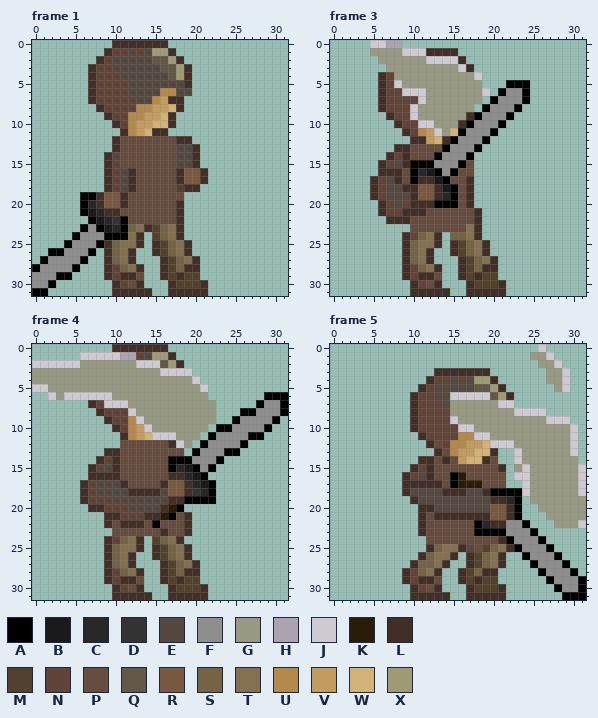
Two versions of one pixel-art file, Game Sprites/With new color/Sprite With Animation/Fixed/Attack 2(Melee)/Attack 2 - iii.aseprite. That is the earlier state.
32x32 pixels, 6 frames. Colours within 5 levels of each other are drawn and written as one. Shown: frame 1, frame 3, frame 4, frame 5. The commit also changed other frames, which this record leaves out.
Visible layers, top first: "Character 1/Effect", "Character 1/Right Hand", "Character 1/Weapon", "Character 1/Left Hand", "Character 1/Hair", "Character 1/Head", "Character 1/Body", "Character 1/Right leg", "Character 1/Left leg".
Palette (. is transparent): A #000000  B #1a1a1a  C #282828  D #333333  E #554840  F #8e8e8e  G #979983  H #aca3b1  J #cfcad2  K #2b1c07  L #412e27  M #52412c  N #604439  P #664d3f  Q #625749  R #78583e  S #756345  T #847152  U #b3894c  V #c19b60  W #d3b278  X #9e9a75
Pixels before, frame 1, first column x 0:
 0 ..........LLLLLLL.....
 1 .........LNNENEXXL....
 2 ........LNEEEEEQQXL...
 3 .......LNNEEEEEEQQXL..
 4 .......LNNNEEEEEEQXL..
 5 .......LNNNNEEEEEEEL..
 6 .......LNNNNEEEEUUEE..
 7 .......LNNNNNEEUVLL...
 8 ........LNNNNUUVVWL...
 9 .........LNNUUVVWL....
10 ..........LNUVVWWL....
11 ...........LUVWLL.....
12 ..........LPPPPPPPLL..
13 ..........LPPPPPPPEEL.
14 .........LEPPPPPPPEEL.
15 .........LNPPPPPPPEEL.
16 .........LNELPPPPPLRRL
17 .........LNELPPPPPLRRL
18 .........LNELPPPPPMLL.
19 ......AALRRLPPPPPPP...
20 ......ACLRRLPPPPPPL...
21 ......ABCLLPPPPPPPL...
22 .......ABCDAPPPPPPL...
23 ......AFABCASTLMSTL...
24 .....AFFFAAATL.MSTL...
25 ....AFFFALSTTL.LMSTL..
26 ..AAFFFA.LSTL..LMSTL..
27 .AFFFFA..LSTL...LMSTL.
28 AFFFFA...LNSTL..LMSLL.
29 FFFAA....LNLLP..LMLMM.
30 FFA.......LNPL...LMMML
31 AA........LLLLL..LLLLL
Pixels before, frame 3, first column x 5:
 0 JJHH................
 1 GGGGJJJLLLL.........
 2 .GGGGGGJJJJL........
 3 ..GGGGGGGGGJL.......
 4 .LNGGGGGGGGGGJ......
 5 .LNJGGGGGGGGGG...AAA
 6 .LNNJJJGGGGGGGJ.AFFA
 7 .LNNNNJGGGGGGG.AFFFA
 8 .LNNNJGGGGGGG.AFFFA.
 9 ..LNNJGGGGGGLAFFFA..
10 ...LNNJJGGGLAFFFA...
11 ....LNUVJGWAFFFA....
12 .....LLVWLAFFFA.....
13 ...LLPPPPAFFFA......
14 ..LNLPPPAFFFA.......
15 .LNELAAAFFFAP.......
16 .LLLPACBAFAPP.......
17 LNELPALLBAPPL.......
18 LNEELLRRLBAPL.......
19 LNEEELRRLCAPL.......
20 .LNENLLLAAAPL.......
21 .LNNLLLPPPPPPL......
22 ..LLLPPPPPPPPL......
23 .....PPPPPPPTL......
24 ....LNSTL.SSTL......
25 ....LSTTL.LMSTL.....
26 ....LSTL..LMSTL.....
27 ....LSTL...LMSTL....
28 ....LNSTL..LMSLL....
29 ....LNLLP..LMLMM....
30 .....LNPL...LMMML...
31 .....LLLLL..LLLLL...
Pixels before, frame 4, first column x 0:
 0 ..........LLLLLLL...............
 1 ......JJJJJHHNEXXL..............
 2 JJJJJJGGGGGGGJJJQXL.............
 3 GGGGGGGGGGGGGGGGJJJJ............
 4 GGGGGGGGGGGGGGGGGGGGJ...........
 5 JJGGGGGGGGGGGGGGGGGGGJ..........
 6 ..JGJJJJJJGGGGGGGGGGGG.......AAA
 7 .......LNJJJGGGGGGGGGGG.....AFFA
 8 ........LNNNJGGGGGGGGGG...AAFFFA
 9 .........LNNUJGGGGGGGGG..AFFFFA.
10 ..........LNUVJGGGGGGG.AAFFFFA..
11 ...........LUVWJJJGGG.AFFFFAA...
12 ...........PPPPPPLJG.AFFFFA.....
13 .........LLPPPPPPPP.AFFFAA......
14 ........LNLPPPPPPAAAFFFA........
15 .......LNELPPPPPPACBAFA.........
16 .......LLLLPPPPPPLLCBA..........
17 ......LNEEELPPPPLRRLCBA.........
18 ......LNEEEELLLLERRLDCA.........
19 ......LNNNEEEEEEELLAAAA.........
20 .......LLNNNEEEELKA.............
21 .........LLNNNLLKAPL............
22 .........LPLLLPAPPPL............
23 ..........PPPPPPLPPL............
24 .........LNSTL.MSTL.............
25 .........LSTTL.LMSTL............
26 .........LSTL..LMSTL............
27 .........LSTL...LMSTL...........
28 .........LNSTL..LMSLL...........
29 .........LNLLP..LMLMM...........
30 ..........LNPL...LMMML..........
31 ..........LLLLL..LLLLL..........
Pixels before, frame 5, first column x 9:
 0 .................J.....
 1 ................GGJ....
 2 .................GGJ...
 3 ....LLLLLLL.......GGJ..
 4 ...LNNENEXXL......GGJ..
 5 ..LNEEEEEQQXL......GJ..
 6 .LNNEEJJJJJQXL.........
 7 .LNNNEGGGGGGJJ.........
 8 .LNNNNGGGGGGGGJJJJ.....
 9 .LNNNNJGGGGGGGGGGGJJJ..
10 .LNNNNNJJGGGGGGGGGGGGJ.
11 ..LNNNNUUJJGGGGGGGGGGJ.
12 ...LPNUUVVWJJJGGGGGGGJ.
13 ....LPUVVWWL..JGGGGGGJ.
14 ..LLPLPVWWLP..JGGGGGGG.
15 .LNLPPPPPPPPL.GJGGGGGGJ
16 LNELPPAKPPPPP.JJGGGGGGJ
17 LLLLLPAKKKPPP..JGGGGGGJ
18 LEEEELLLEELAAAAJGGGGGGJ
19 .LEEEEEEEEELLCA.GGGGGGG
20 ..LLEEEEEEERRLA..GGGGGG
21 ..LPLLLLLLLRRLA...GGGGG
22 ..LPPPPPPACLLFFA...GGGJ
23 ..LPPPPPPAAAAFFFA......
24 ...PPPPPPPPPLAFFFA.....
25 ...LSTTLEPMSTLAFFFA....
26 ..LSTTL.LMSTL..AFFFA...
27 .LSSTL..LMSTL...AFFFA..
28 LNSTL..LMSLL.....AFFFA.
29 LNLLP..LMLMM......AFFFA
30 .LNPL...LMMML......AFFA
31 .LLLLL..LLLLL.......AAA
After the commit:
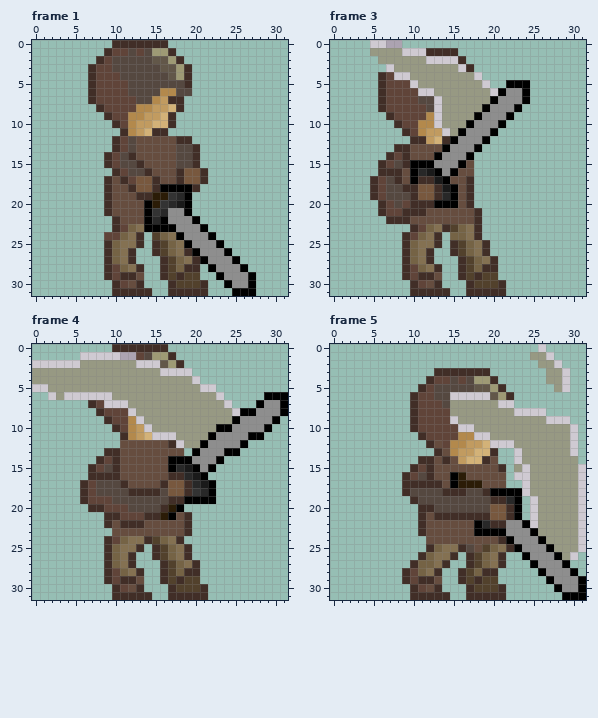
Change:
Frame 1, layers "Character 1/Right Hand", "Character 1/Weapon":
y 12..13: x 11..12 PP -> NE
y 14: x 10..12 EPP -> NEL
y 15: x 11..13 PPP -> EEL
y 16: x 9..14 LNELPP -> .LNEEL
y 17: x 10..15 NELPPP -> PLNRRL
y 18: x 10..11 NE -> PP; x 13..19 PPPPPML -> RRLAAAA
y 19: x 6..11 AALRRL -> ...LPP; x 13..19 PPPPPP. -> LLKKDCA
y 20: x 6..11 ACLRRL -> ...LPP; x 14..19 PPPPL. -> AKDCBA
y 21: x 6..8 ABC -> ...; x 10 L -> P; x 14..19 PPPPL. -> ADCFFA
y 22: x 7..11 ABCDA -> ...LP; x 14..20 PPPPL.. -> ACAFFFA
y 23: x 6..11 AFABCA -> ....LN; x 14..21 LMSTL... -> AAAAFFFA
y 24: x 5..11 AFFFAAA -> ....NNS; x 18..22 L.... -> AFFFA
y 25: x 4..8 AFFFA -> .....; x 19..23 L.... -> AFFFA
y 26: x 2..7 AAFFFA -> ......; x 20..24 ..... -> AFFFA
y 27: x 1..6 AFFFFA -> ......; x 21..25 ..... -> AFFFA
y 28: x 0..5 AFFFFA -> ......; x 22..26 ..... -> AFFFA
y 29: x 0..4 FFFAA -> .....; x 23..27 ..... -> AFFFA
y 30: x 0..2 FFA -> ...; x 24..27 .... -> AFFA
y 31: x 0..1 AA -> ..; x 25..27 ... -> AAA
Frame 3, layers "Character 1/Effect", "Character 1/Body":
y 3: x 7 G -> J
y 4: x 8..9 GG -> JJ
y 5: x 8..10 JGG -> NNJ; x 19 . -> J
y 6: x 9..10 JJ -> NN; x 12 G -> J; x 19..20 J. -> GJ
y 7: x 11..13 JGG -> EEJ; x 19 . -> G
y 8: x 10..13 JGGG -> NNEJ; x 18 . -> G
y 9: x 10..13 JGGG -> NNUJ; x 17 L -> G
y 10: x 11..13 JJG -> UUJ; x 16 L -> G
y 11: x 13..15 JGW -> VJG
y 23: x 10..16 PPPPPPP -> LNSTLMS
Frame 4:
y 5: x 22 . -> J
y 6: x 22..23 .. -> GJ
y 7: x 23..24 .. -> GJ
y 8: x 23..25 ... -> GGJ
y 9: x 23..24 .. -> GG
y 10: x 22 . -> G
y 11: x 21 . -> G
y 12: x 20 . -> G
y 22: x 15 A -> P
y 23: x 16 L -> P
y 24: x 13..14 L. -> TL
Frame 5, layer "Character 1/Effect":
y 19: x 25 G -> J; x 31 G -> J
y 20: x 25 . -> J; x 31 G -> J
y 21: x 25..26 .. -> JG; x 31 G -> J
y 22: x 25..27 ... -> JGG
y 23: x 26..31 ...... -> GGGGGJ
y 24: x 27..31 ..... -> GGGGJ
y 25: x 28..31 .... -> GGGJ
y 26: x 29..30 .. -> GJ
